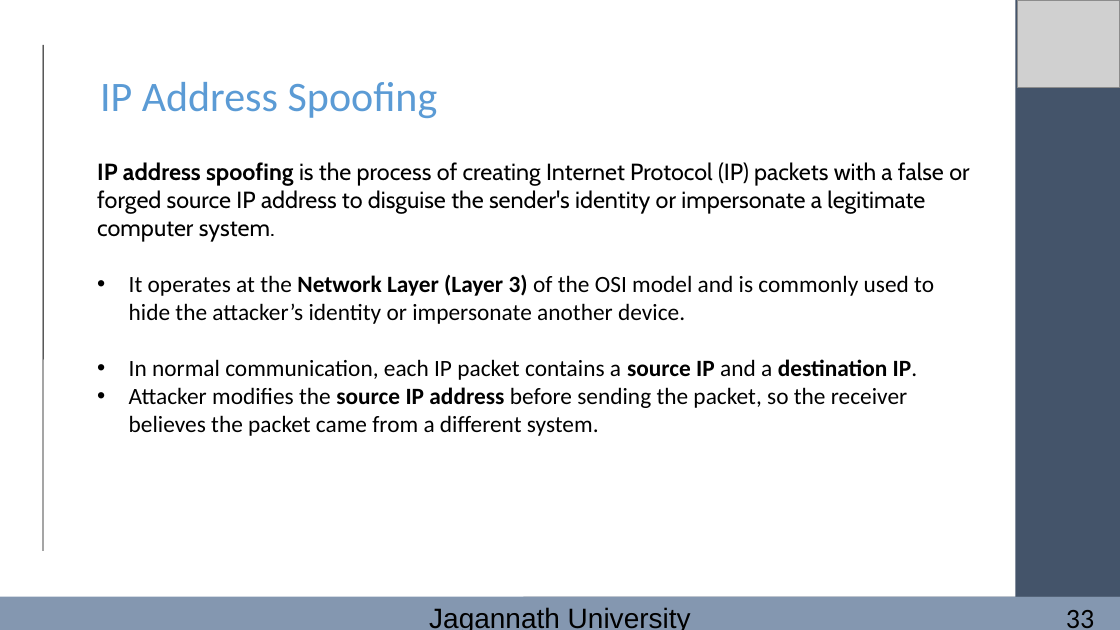
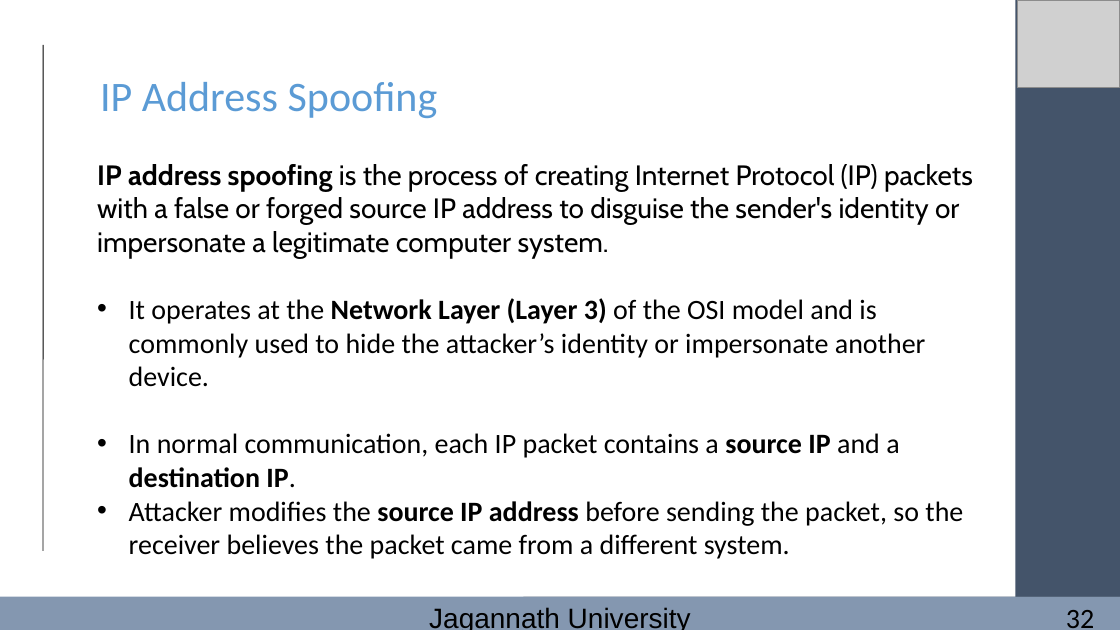
Before and after one commit to FarhanaSuci/MSc_JnU_PresentationSlides, a slide deck: slide 32 of Presentetion_EthicalHacking (1).pptx. Drawn at 1120x630 pixels with LibreOffice and Linux fonts; fonts in the diff are those of the drawing; grey boxes stand for pictures. Boxes give left, top, right and bottom in pixels: in the first picture for what was removed or moved away, otherwise in the second. Text is boxed around its words. In the diff, an @@ line names an element or a change of style, - is before the commit and + after.

```diff
--- a/Presentetion_EthicalHacking (1).pptx
+++ b/Presentetion_EthicalHacking (1).pptx
@@ text "IP address spoofing is the ..." at (97, 164, 973, 559): size 20 to 24 pt @@
@@ text at (1066, 610, 1094, 628): text changed @@
-33
+32
```
Also in this commit, not shown: 30 other slides changed.
